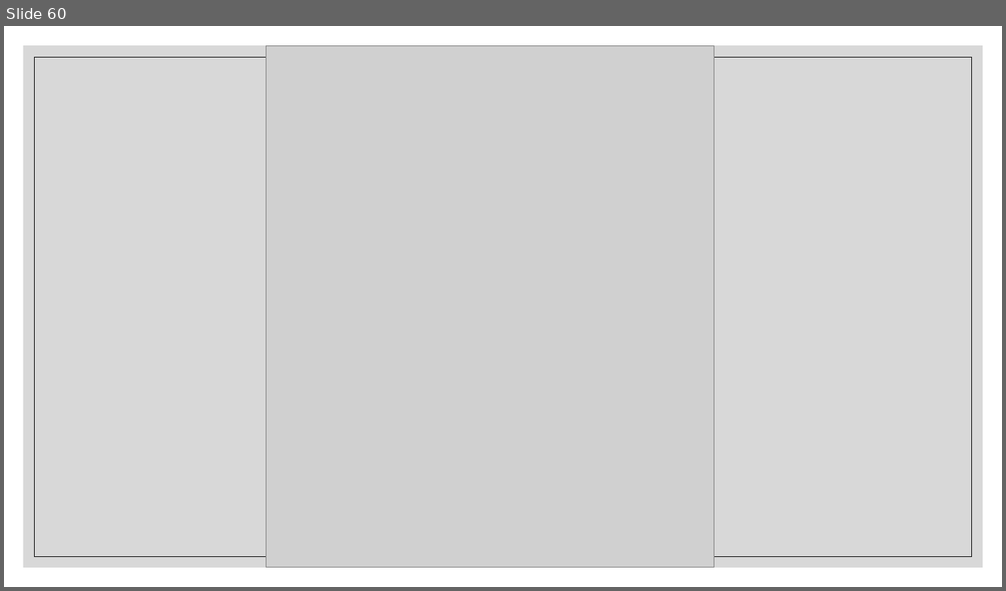
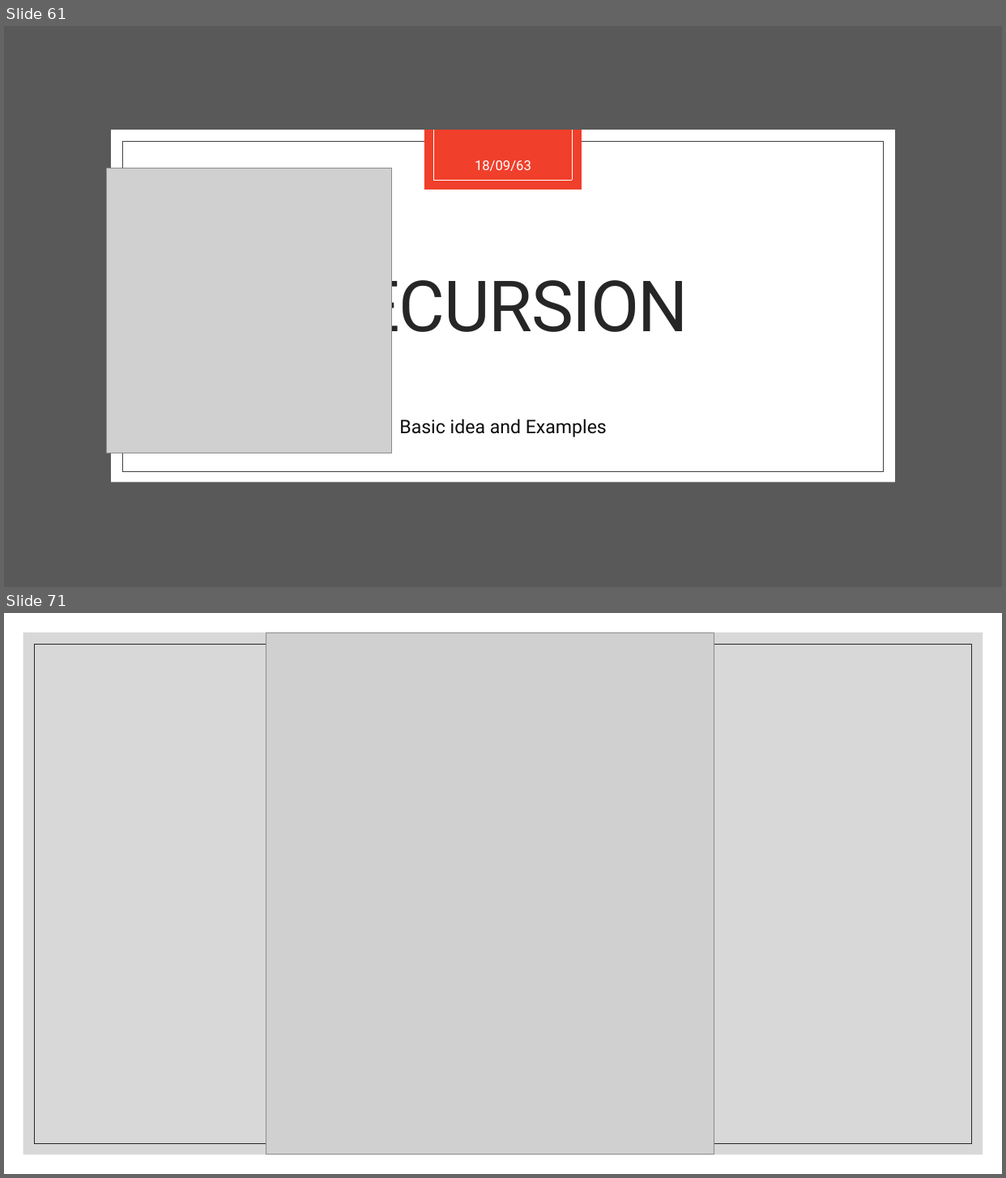
Before and after one commit to ApexTone/DataStructAlgo-Code-KMITL, a slide deck: Midterm/Data structure and Algorithm.pptx. Shown one above the other, each under a label of ours: slide 60 before the commit, slides 61 and 71 after it; the slides between them are not shown. The pictures are 1006x591 and 1006x1178 pixels, drawn with LibreOffice and Linux fonts; fonts in the diff are those of the drawing; grey boxes stand for pictures. Boxes give left, top, right and bottom in pixels: in the first picture for what was removed or moved away, otherwise in the second. Text is boxed around its words. In the diff, an @@ line names an element or a change of style, - is before the commit and + after.

```diff
--- a/Midterm/Data structure and Algorithm.pptx
+++ b/Midterm/Data structure and Algorithm.pptx
@@ slide 61 added at (4,26,1002,587), background #FFFFFF @@
@@ rectangle added at (4,26,1002,587), fill #595959 @@
@@ rectangle added at (111,130,895,483), fill #FFFFFF @@
@@ rectangle added at (122,141,884,472), outline #404040 0.5 pt @@
@@ rectangle added at (424,130,582,190), fill #F03F2B @@
@@ line added from (434, 130) to (434, 180), #FFFFFF 0.5 pt @@
@@ line added from (572, 130) to (572, 180), #FFFFFF 0.5 pt @@
@@ picture added at (107,169,392,454) @@
@@ text added at (475,160,531,171), 13 pt, text #FFFFFF @@
+18/09/63
@@ line added from (434, 180) to (572, 180), #FFFFFF 0.5 pt @@
@@ title added at (317,267,688,348), 68 pt, text #262626 @@
+RECURSION
@@ text added at (399,419,607,437), 18 pt, text #0D0D0D @@
+Basic idea and Examples
@@ what was slide 60 is now slide 71 @@
```
Also in this commit, not shown: 59 slides changed, 10 other slides added, 2 other files.
